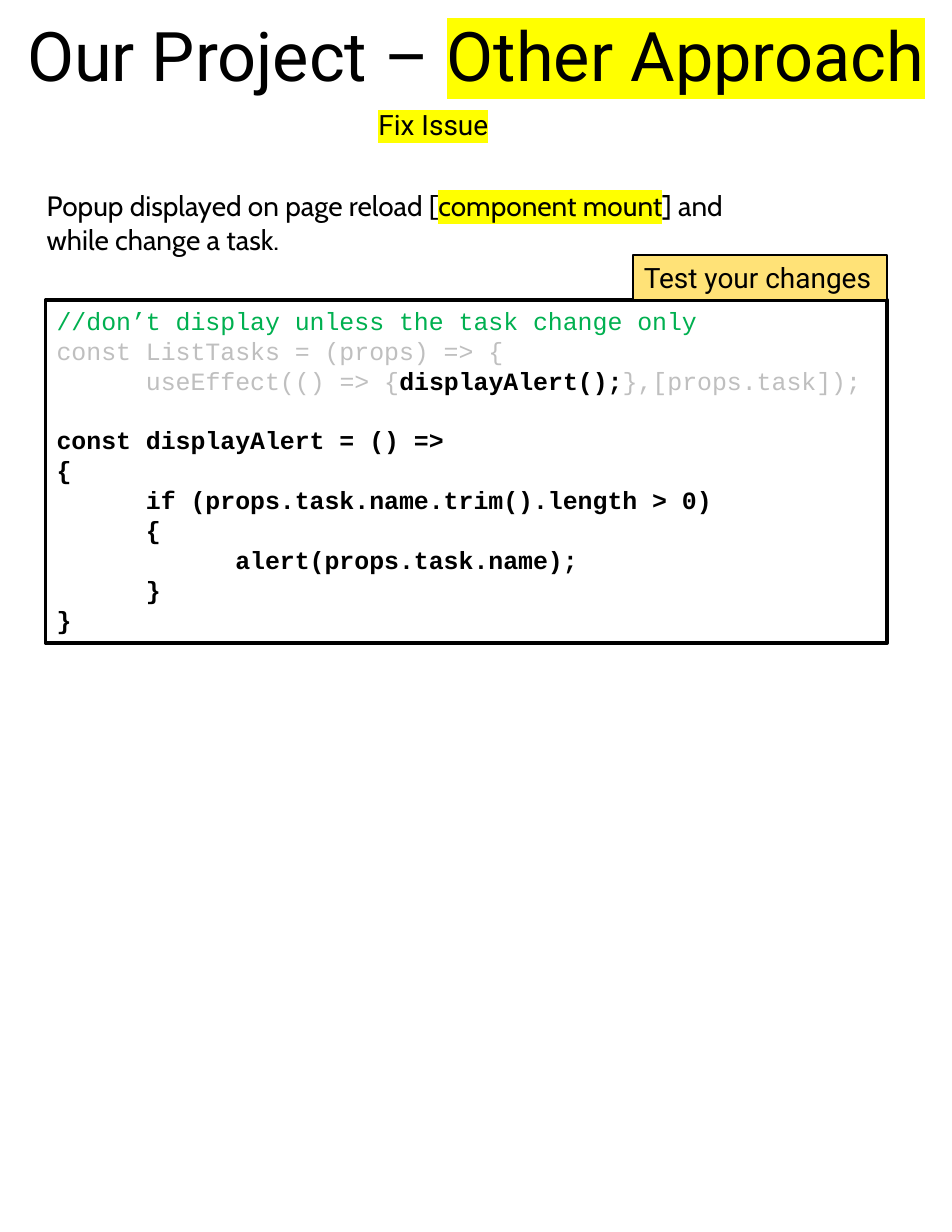
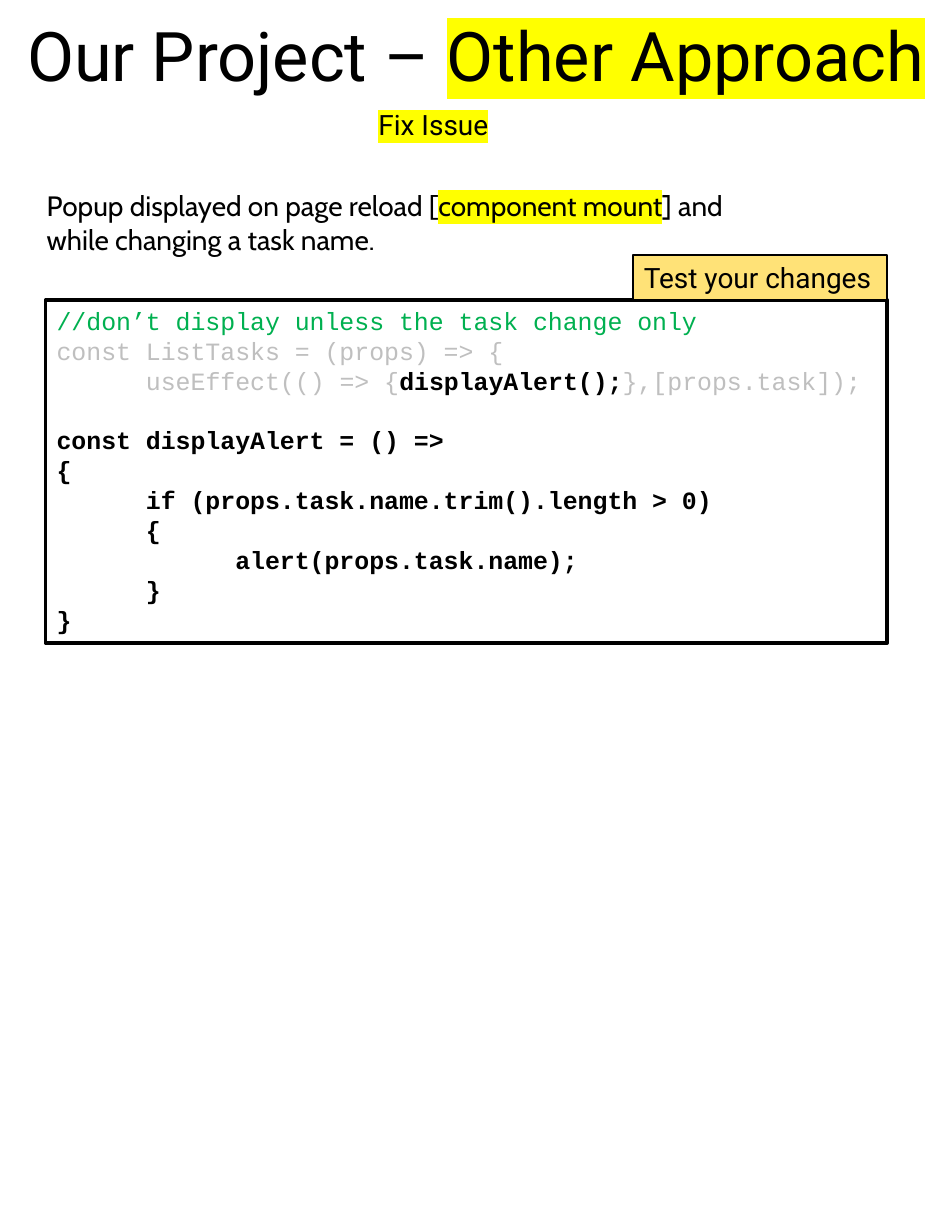
Before and after one commit to scorpion0511/mytracker, a slide deck: slide 51 of doc/React.pptx (slide 46 before the commit). Drawn at 952x1232 pixels with LibreOffice and Linux fonts; fonts in the diff are those of the drawing. Boxes give left, top, right and bottom in pixels: in the first picture for what was removed or moved away, otherwise in the second. Text is boxed around its words. In the diff, an @@ line names an element or a change of style, - is before the commit and + after.

```diff
--- a/doc/React.pptx
+++ b/doc/React.pptx
@@ text at bbox=[47, 193, 723, 256]: text changed @@
-Popup displayed on page reload [component mount] and while change a task.
+Popup displayed on page reload [component mount] and while changing a task name.
```
Also in this commit, not shown: 20 other slides changed, 10 slides added.
